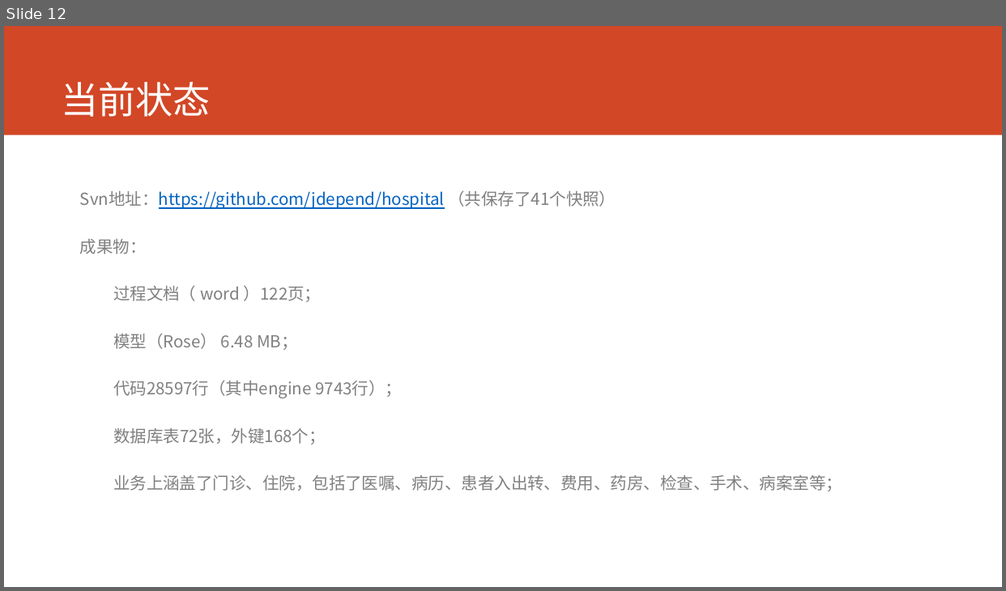
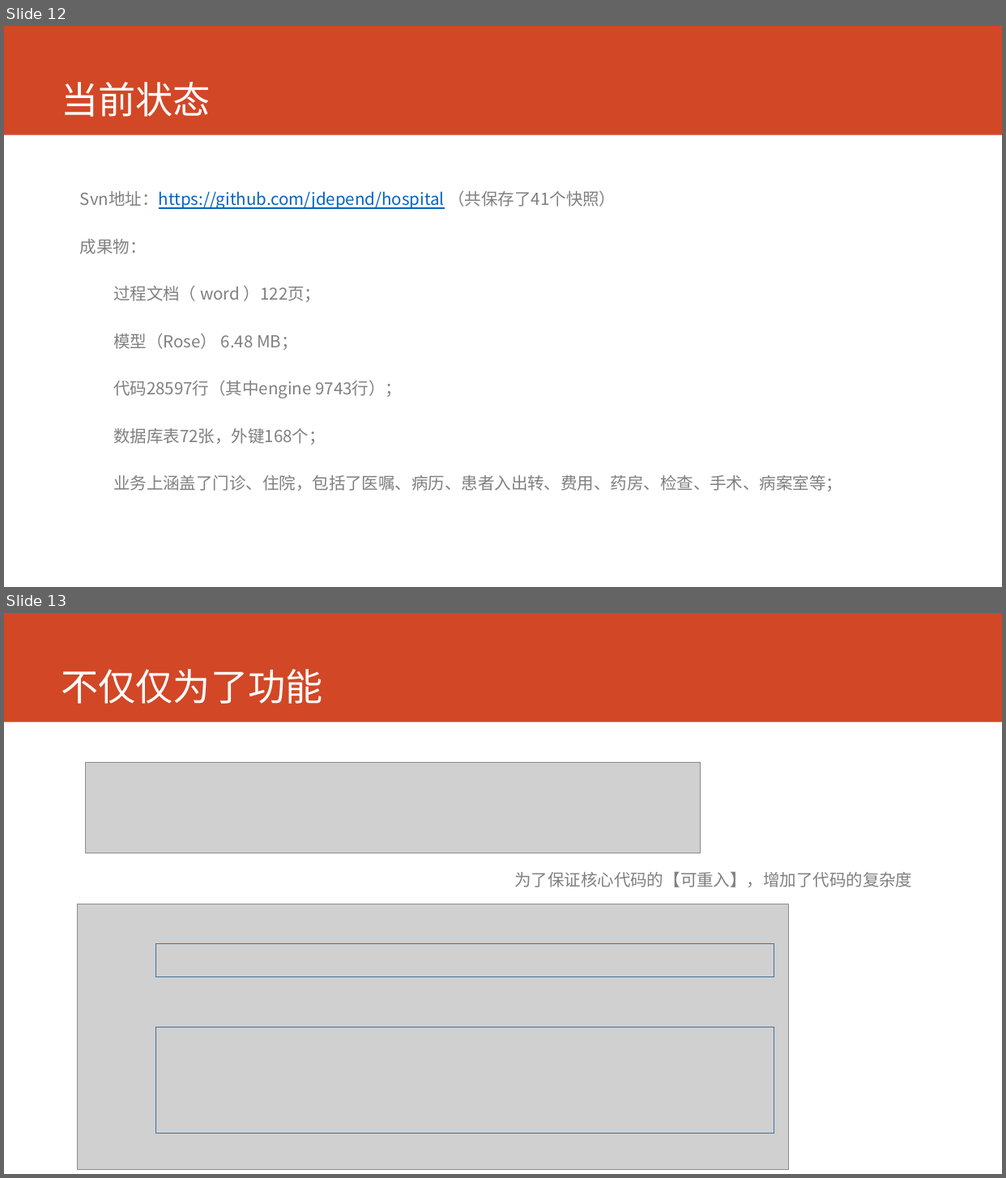
Before and after one commit to lixiangqi-github/hospital, a slide deck: doc/技术交流/2017-09-01/技术交流-2017-09-01.pptx. Shown one above the other, each under a label of ours: slide 12 before the commit, slides 12 and 13 after it. The pictures are 1006x591 and 1006x1178 pixels, drawn with LibreOffice and Linux fonts; fonts in the diff are those of the drawing; grey boxes stand for pictures. Boxes give left, top, right and bottom in pixels: in the first picture for what was removed or moved away, otherwise in the second. Text is boxed around its words. In the diff, an @@ line names an element or a change of style, - is before the commit and + after.

```diff
--- a/doc/技术交流/2017-09-01/技术交流-2017-09-01.pptx
+++ b/doc/技术交流/2017-09-01/技术交流-2017-09-01.pptx
@@ slide 13 added at (4,613,1002,1174), background #FFFFFF; not listed: 1 template element that a slide beside it also shows @@
@@ title added at (61,669,322,704), 36 pt, text #FFFFFF @@
+不仅仅为了功能
@@ picture added at (85,762,701,854) @@
@@ text added at (514,871,912,888), 16 pt, text #808080 @@
+为了保证核心代码的【可重入】，增加了代码的复杂度
@@ picture added at (78,905,789,1170) @@
@@ rectangle added at (156,944,774,977), outline #43739E 1 pt @@
@@ rectangle added at (156,1028,774,1134), outline #43739E 1 pt @@
```
Also in this commit, not shown: 4 other files.
